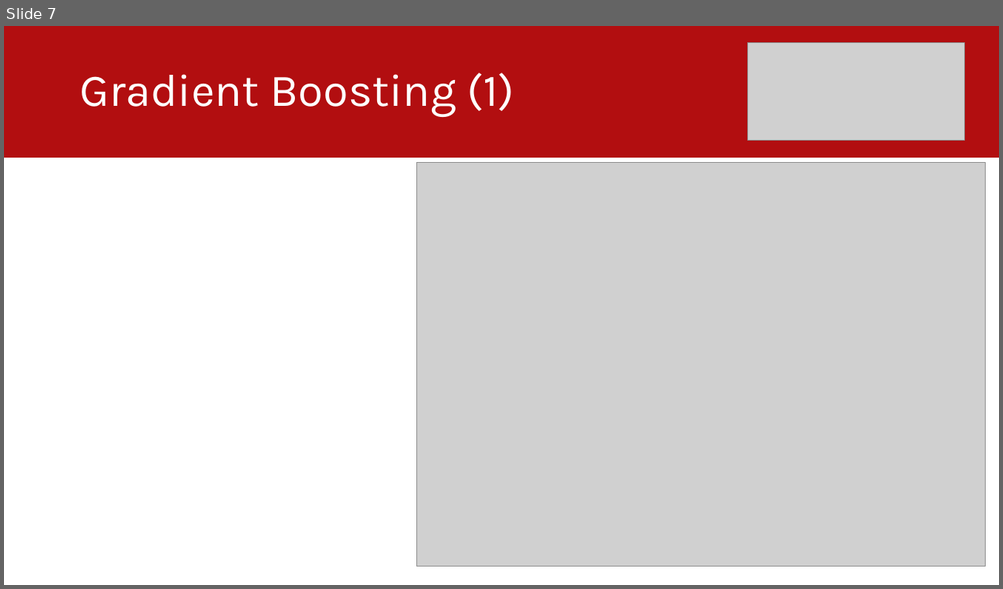
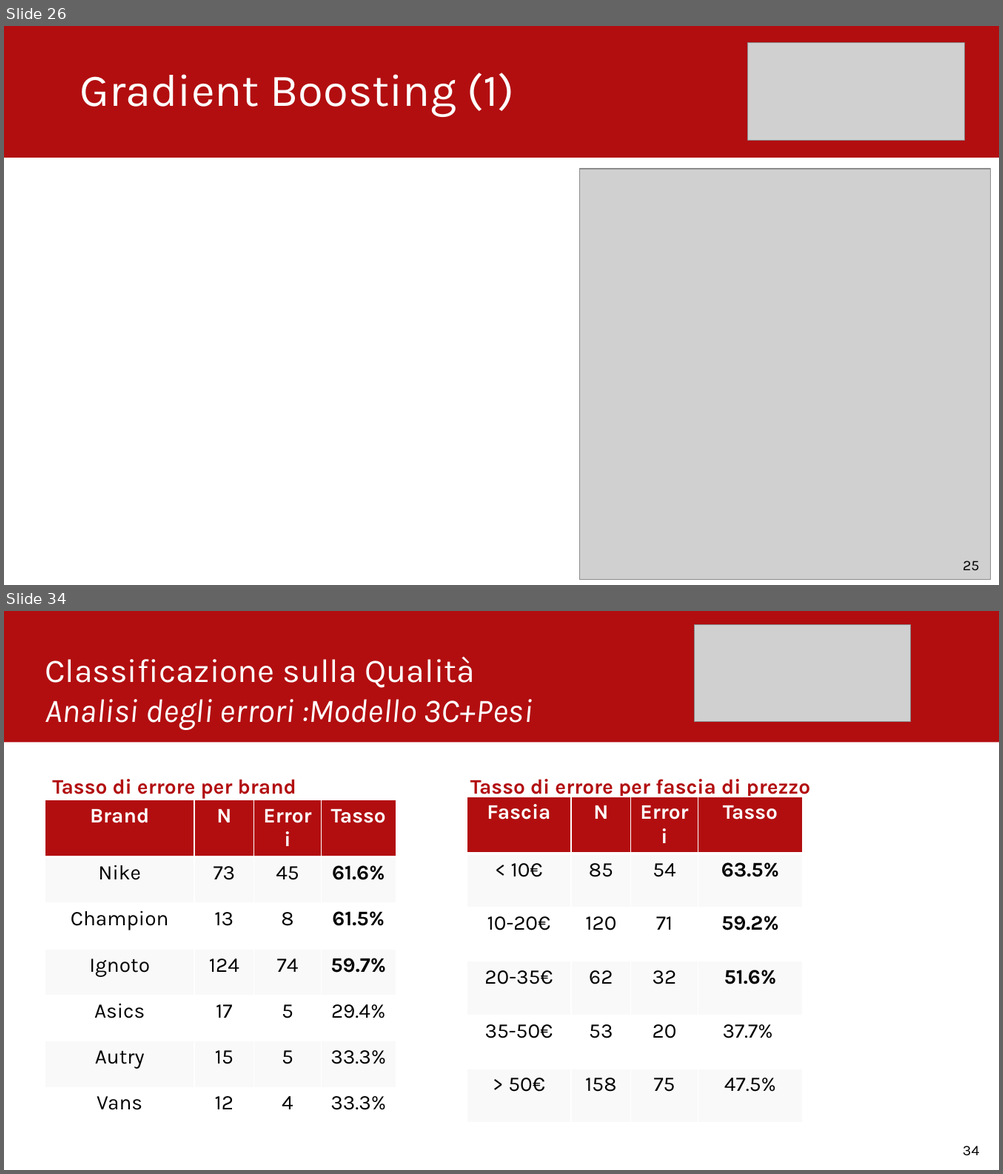
Before and after one commit to lucavarotto/vinted-scraper-and-business-analysis, a slide deck: Presentazione.pptx. Shown one above the other, each under a label of ours: slide 7 before the commit, slides 26 and 34 after it; the slides between them are not shown. The pictures are 1003x589 and 1003x1174 pixels, drawn with LibreOffice and Linux fonts; fonts in the diff are those of the drawing; grey boxes stand for pictures. Boxes give left, top, right and bottom in pixels: in the first picture for what was removed or moved away, otherwise in the second. Text is boxed around its words. In the diff, an @@ line names an element or a change of style, - is before the commit and + after.

```diff
--- a/Presentazione.pptx
+++ b/Presentazione.pptx
@@ slide 34 added at (4,611,999,1170), background #FFFFFF @@
@@ rectangle added at (4,611,999,742), fill #B20E10 @@
@@ picture added at (694,625,910,722) @@
@@ text added at (45,656,532,730), 32 pt, text #FFFFFF, italic @@
+Classificazione sulla Qualità
+Analisi degli errori :Modello 3C+Pesi
@@ text added at (52,779,296,799), 20 pt, text #B20E10, bold @@
+Tasso di errore per brand
@@ text added at (470,779,811,799), 20 pt, text #B20E10, bold @@
+Tasso di errore per fascia di prezzo
@@ table added at (45,800,395,1123), 7 rows, 4 columns @@
+Brand | N | Errori | Tasso
+Nike | 73 | 45 | 61.6%
+Champion | 13 | 8 | 61.5%
+Ignoto | 124 | 74 | 59.7%
+Asics | 17 | 5 | 29.4%
+Autry | 15 | 5 | 33.3%
+Vans | 12 | 4 | 33.3%
@@ table added at (466,797,802,1120), 6 rows, 4 columns @@
+Fascia | N | Errori | Tasso
+< 10€ | 85 | 54 | 63.5%
+10-20€ | 120 | 71 | 59.2%
+20-35€ | 62 | 32 | 51.6%
+35-50€ | 53 | 20 | 37.7%
+> 50€ | 158 | 75 | 47.5%
@@ text added at (962,1146,979,1156), 14 pt, text #000000 @@
+34
@@ what was slide 7 is now slide 26 @@
@@ slide 26 changed as well @@
@@ picture: place and size @@
-picture at (417,163,985,566)
+picture at (579,169,990,580)
@@ text added at (962,561,979,571), 14 pt, text #000000 @@
+25
```
Also in this commit, not shown: 3 other slides changed, 35 other slides added, 5 slides removed, 48 other files.
